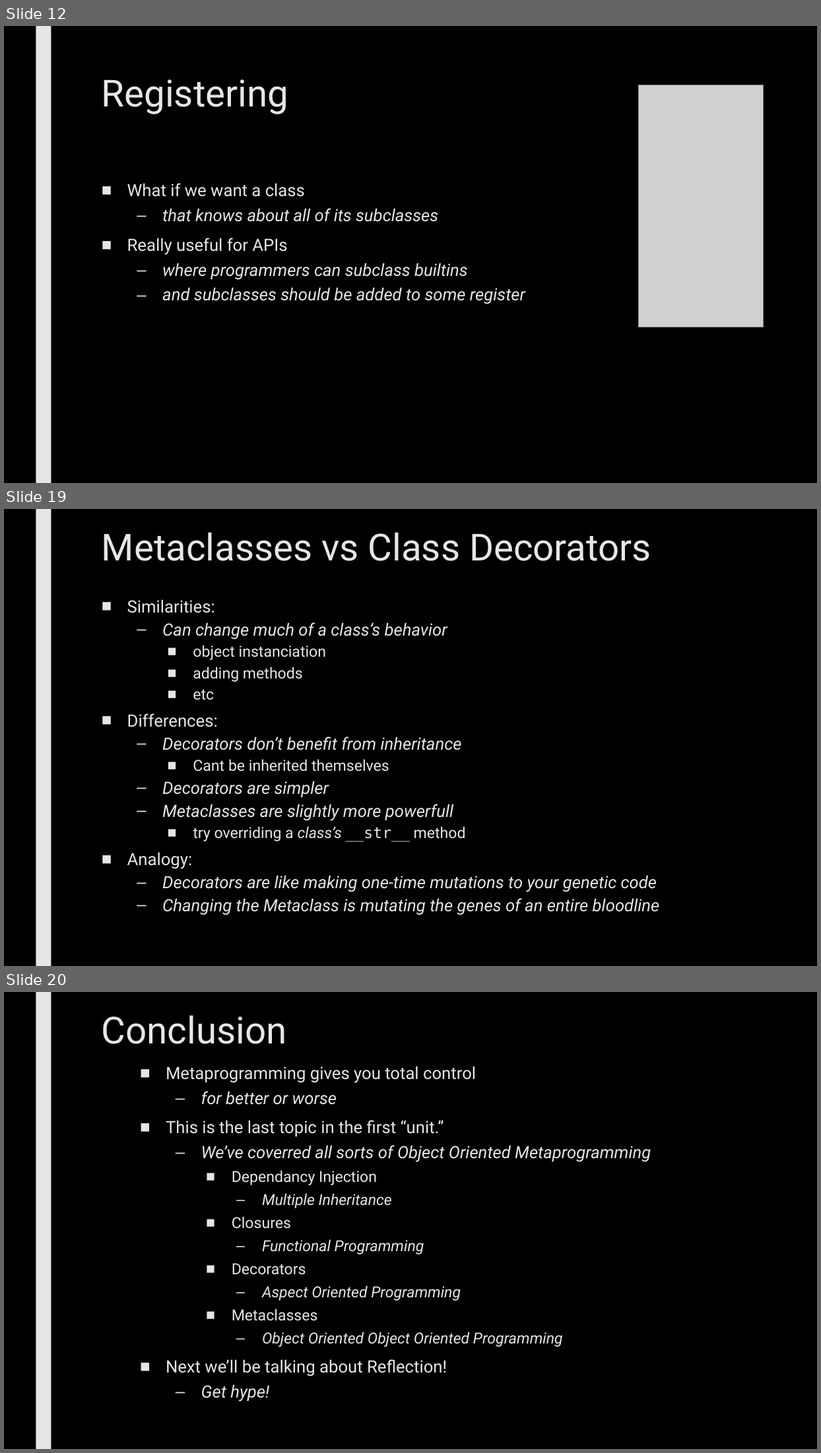
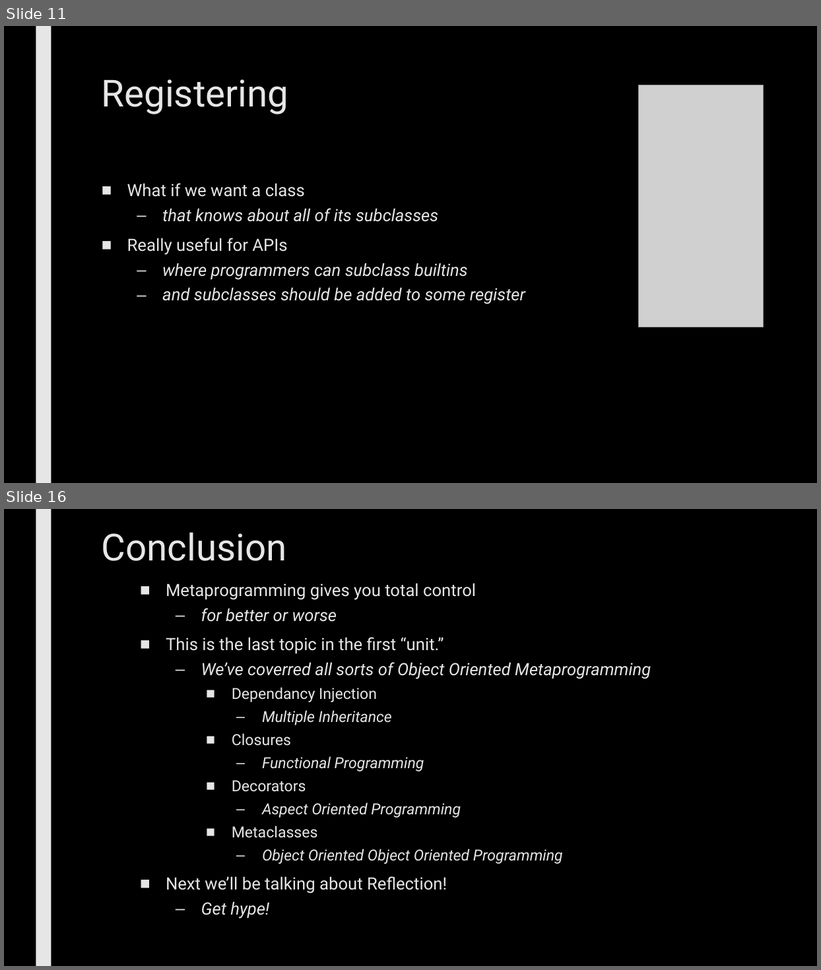
Before and after one commit to max7patek/metaprogramming, a slide deck: slides/05-Metaclasses.pptx. Shown one above the other, each under a label of ours: slides 12, 19 and 20 before the commit, slides 11 and 16 after it; the slides between them are not shown. The pictures are 821x1453 and 821x970 pixels, drawn with LibreOffice and Linux fonts; fonts in the diff are those of the drawing; grey boxes stand for pictures. Boxes give left, top, right and bottom in pixels: in the first picture for what was removed or moved away, otherwise in the second. Text is boxed around its words. In the diff, an @@ line names an element or a change of style, - is before the commit and + after.

```diff
--- a/slides/05-Metaclasses.pptx
+++ b/slides/05-Metaclasses.pptx
@@ slide 19 removed at bbox=[4, 509, 817, 966], background #000000; not listed: 1 template element that a slide beside it also shows @@
@@ title removed at bbox=[102, 532, 651, 561] @@
-Metaclasses vs Class Decorators
@@ text removed at bbox=[127, 599, 660, 916] @@
-■ Similarities:
-  – Can change much of a class’s behavior
-    ■ object instanciation
-    ■ adding methods
-    ■ etc
-■ Differences:
-  – Decorators don’t benefit from inheritance
-    ■ Cant be inherited themselves
-  – Decorators are simpler
-  – Metaclasses are slightly more powerfull
-    ■ try overriding a class’s __str__ method
-■ Analogy:
-  – Decorators are like making one-time mutations to your genetic code
-  – Changing the Metaclass is mutating the genes of an entire bloodline
@@ what was slide 12 is now slide 11 @@
@@ what was slide 20 is now slide 16 @@
```
Also in this commit, not shown: 10 slides changed, 3 slides added, 9 other slides removed.
